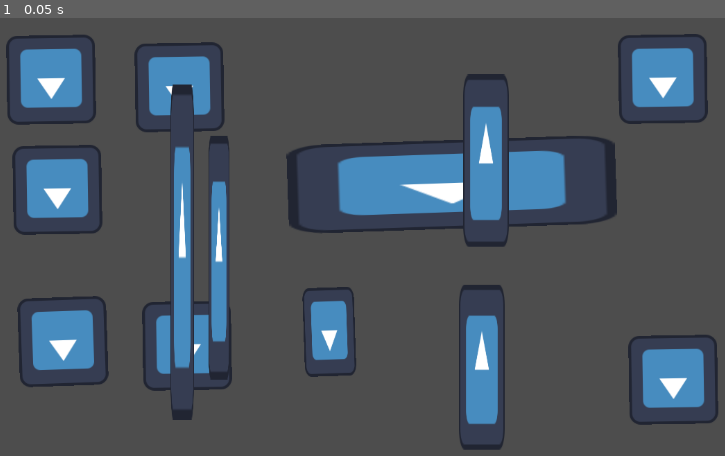
Above: before the commit, frame 1.
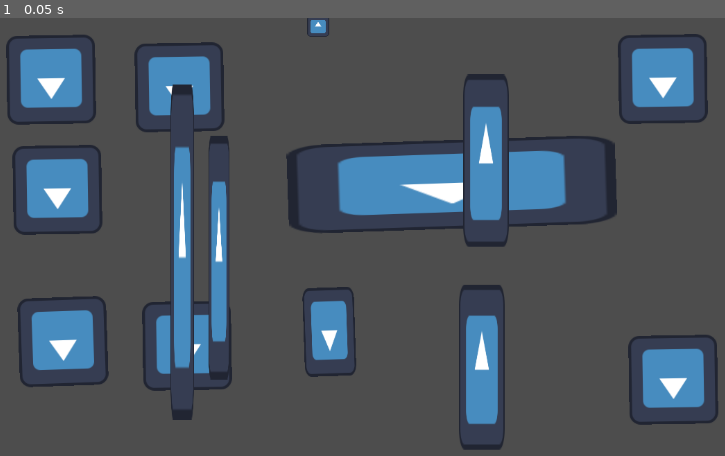
Above: after the commit, the same moment.

Repository: Aaron-C63/Pinky-Vs-BrAIn
Game: Godot game, scene res://Scenes/Test Scene 2.tscn
Same seed, same stepped clock (60 frames per second), same inputs: the game is played once before the commit and once after it. The project has no main scene, so this scene is started directly. The engine's default icon, where the game draws it, is replaced by a stand-in: a white triangle on a blue panel in a dark square.
Inputs:
- Up to frame 1 (0.05 s): no input

The runs differ from the first frame. In frame 1, less than 0.1% of the frame differs, in the area x 42-46%, y 0-5%.

Commit message:
testsplitmerge2

Diff:
--- a/Scenes/Test Scene 2.tscn
+++ b/Scenes/Test Scene 2.tscn
@@ -70,3 +70,8 @@
 position = Vector2(199.346, 2.11405)
 scale = Vector2(0.904277, 0.724916)
 texture = ExtResource("1_bngky")
+
+[node name="Icon" type="Sprite2D" parent="Icon6/Icon6"]
+position = Vector2(737.206, -86.147)
+scale = Vector2(0.911388, 0.060264)
+texture = ExtResource("1_bngky")
